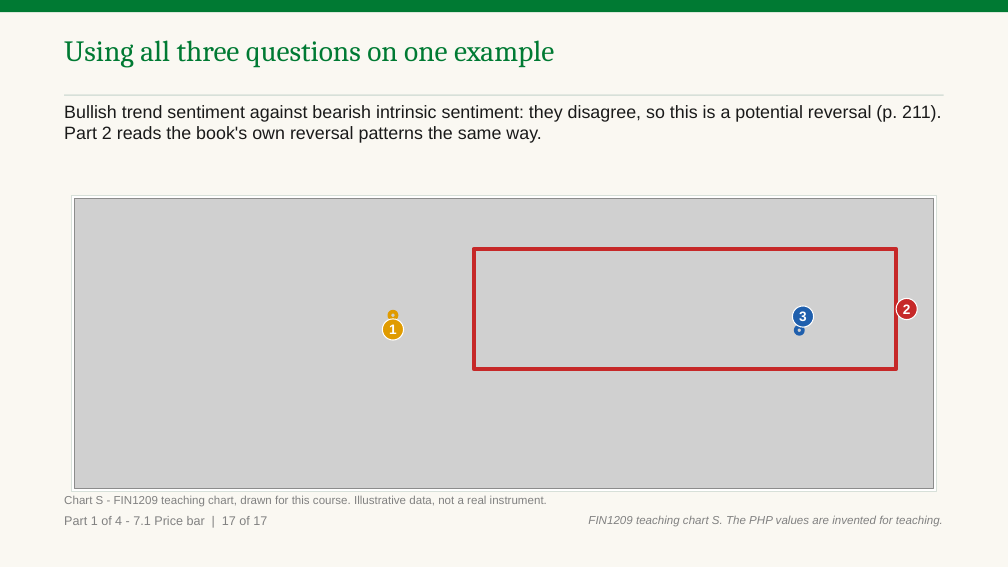
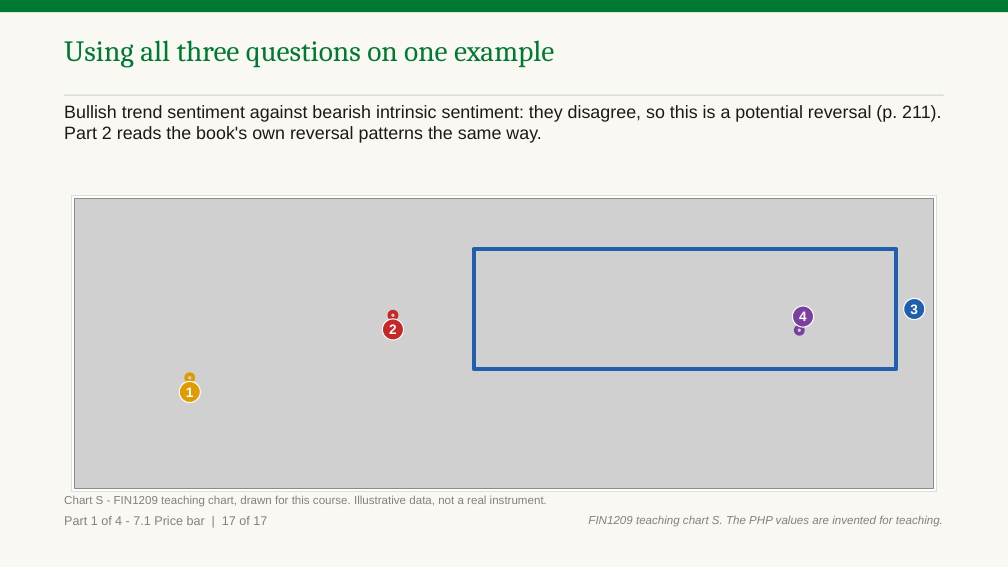
Before and after one commit to benjiesotelo-sudo/Telos_FIN1209, a slide deck: slide 31 of chapter-07/FIN1209-Chapter-07.pptx. Drawn at 1008x567 pixels with LibreOffice and Linux fonts; fonts in the diff are those of the drawing; grey boxes stand for pictures. Boxes give left, top, right and bottom in pixels: in the first picture for what was removed or moved away, otherwise in the second. Text is boxed around its words. In the diff, an @@ line names an element or a change of style, - is before the commit and + after.

```diff
--- a/chapter-07/FIN1209-Chapter-07.pptx
+++ b/chapter-07/FIN1209-Chapter-07.pptx
@@ rectangle at box(474, 249, 897, 369): outline #C62828 3.5 pt to #1F5FAD 3.5 pt @@
@@ ellipse "3": place and size @@
-ellipse "3" at box(792, 306, 814, 327)
+ellipse "3" at box(904, 299, 925, 320)
@@ ellipse "2": place and size @@
-ellipse "2" at box(896, 299, 917, 320)
+ellipse "2" at box(383, 319, 404, 340)
@@ ellipse added at box(389, 312, 397, 319), outline #C62828 3.5 pt @@
@@ ellipse added at box(792, 306, 814, 327), fill #7B3FA0, outline #FFFFFF 1 pt, 13 pt, text #FFFFFF, bold @@
+4
@@ ellipse at box(796, 327, 803, 334): outline #1F5FAD 3.5 pt to #7B3FA0 3.5 pt @@
@@ ellipse "1": place and size @@
-ellipse "1" at box(383, 319, 404, 340)
+ellipse "1" at box(179, 381, 200, 402)
@@ ellipse: place and size @@
-ellipse at box(389, 312, 397, 319)
+ellipse at box(186, 374, 194, 382)
```
Also in this commit, not shown: 8 other slides changed, 3 other files.
